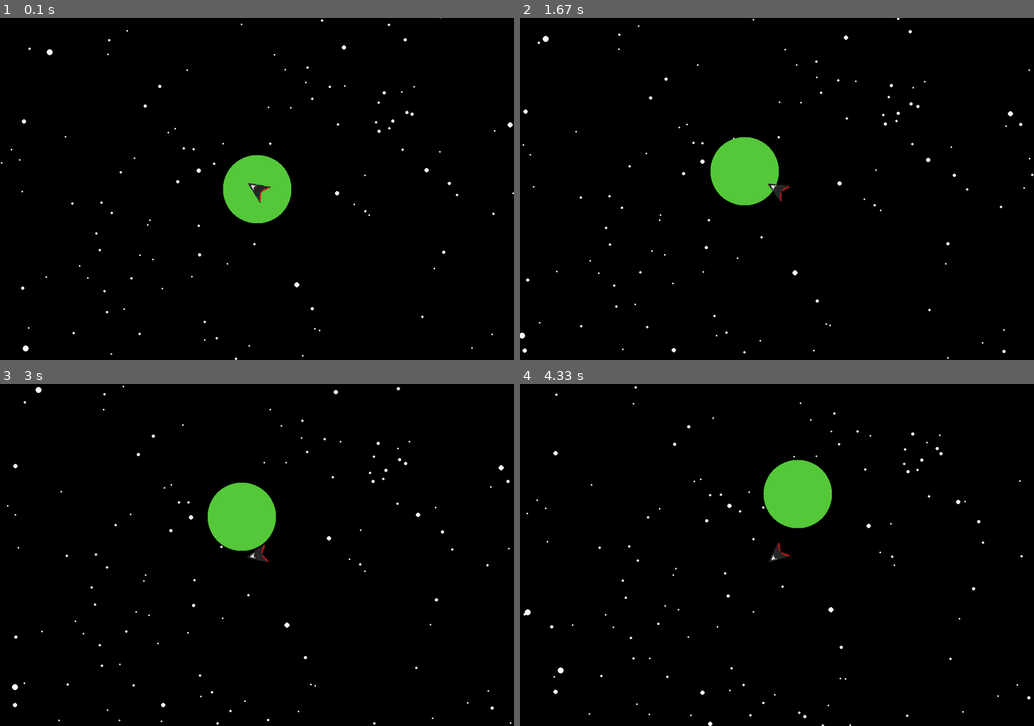
Above: before the commit, frames 1-4 (two rows, left to right).
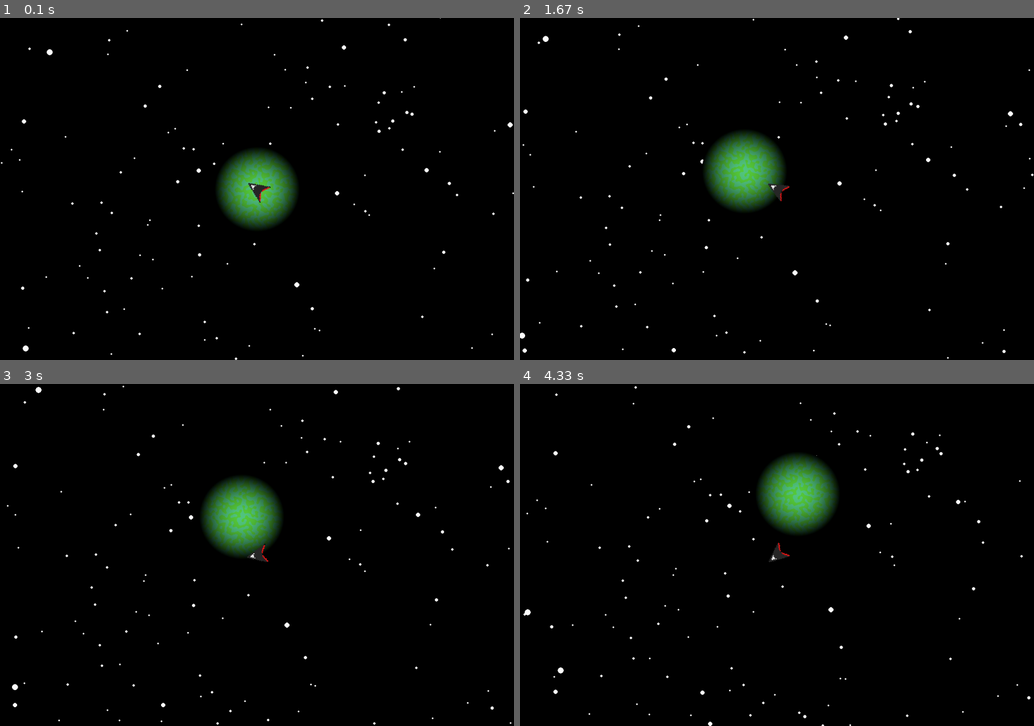
Above: after the commit, the same moments.

Repository: AlmightyM3/pygame--ce-summer-jam-2024
Game: pygame game, started from main.py
The game is run twice, just before and just after one commit, with the same random seed, the same clock (stepped at 60 frames per second) and the same inputs.
Inputs (mouse positions are in pixels of both pictures, inside the frame that each line leads up to):
- Up to frame 1 (0.1 s): no input
- Up to frame 2 (1.67 s): click (941, 178) at 0.38 s; click (828, 264) at 0.72 s; click (967, 308) at 1.05 s; click (653, 120) at 1.38 s
- Up to frame 3 (3 s): click (257, 596) at 1.72 s; click (185, 483) at 2.05 s; click (436, 643) at 2.38 s; click (87, 589) at 2.72 s
- Up to frame 4 (4.33 s): click (627, 486) at 3.05 s; click (653, 616) at 3.38 s; click (962, 633) at 3.72 s; click (622, 681) at 4.05 s

The runs differ from the first frame. In frame 1, 2.6% of the frame differs, in the area x 42-58%, y 38-62%; in frame 2, 2.6%; in frame 3, 2.6%; in frame 4, 2.6%, in the area x 46-62%, y 20-44%.

Commit message:
Added opensimplex noise for the planets.

Diff:
--- a/main.py
+++ b/main.py
@@ -5,7 +5,9 @@
 from pygame import Vector2, Vector3
 from Window import Window
 import numpy as np
+import opensimplex
 
+NOISE_SCALE = 8
 WINDOW_SIZE = Vector2(1200,800)
 WINDOW_SIZE2 = WINDOW_SIZE//2
 STAR_RANGE = WINDOW_SIZE*4
@@ -42,24 +44,37 @@
 class Planet:
     def __init__(self):
         self.pos = Vector2(0,0)
-        self.color = (randint(1,255), randint(1,255), randint(1,255))
-        self.radius = 80
-        self.surface = pygame.Surface((self.radius*2, self.radius*2))
-        imgArray = np.zeros((self.radius*2, self.radius*2, 3))
+        self.primaryColor = (randint(1,255), randint(1,255), randint(1,255))
+        self.secondaryColor = (randint(1,255), randint(1,255), randint(1,255))
+        #self.secondaryColor = (self.primaryColor[0]+randint(-30,30), self.primaryColor[0]+randint(-30,30), self.primaryColor[0]+randint(-30,30))
+        self.radius = 100
+        diameter = self.radius*2
+        self.surface = pygame.Surface((diameter, diameter))
+        imgArray = np.zeros((diameter, diameter, 3))
 
-        imgArray[:,:] = self.color
+        #imgArray[:,:] = self.primaryColor
+
+        opensimplex.seed(randint(0,1024))
+        noise = opensimplex.noise2array(np.array(range(diameter))/NOISE_SCALE, np.array(range(diameter))/NOISE_SCALE)
+
+        for x in range(diameter):
+            for y in range(diameter):
+                imgArray[x,y] = (self.secondaryColor if noise[x,y]>0 else self.primaryColor)
 
         r2 = self.radius*self.radius
         for x in range(-self.radius, self.radius, 1):
             for y in range(-self.radius, self.radius, 1):
-                if x*x + y*y > r2:
+                d2 = x*x + y*y
+                if d2 > r2:
                     imgArray[self.radius+x,self.radius+y] = (0, 0, 0)
+                else:
+                    imgArray[self.radius+x,self.radius+y] *= 1-d2/r2
 
         pygame.surfarray.blit_array(self.surface, imgArray)
         self.surface.set_colorkey((0,0,0))
 
     def render(self):
-        #pygame.draw.circle(window.pgWindow, self.color, self.pos-player.pos+WINDOW_SIZE2, self.radius)
+        #pygame.draw.circle(window.pgWindow, self.primaryColor, self.pos-player.pos+WINDOW_SIZE2, self.radius)
         window.pgWindow.blit(self.surface, self.pos-player.pos+WINDOW_SIZE2-Vector2(self.radius))
 
 if __name__ == "__main__":
